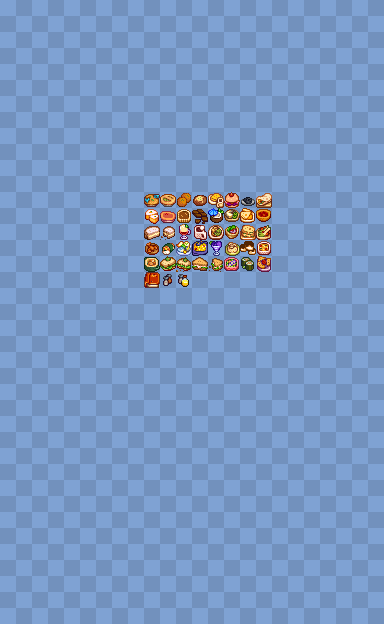
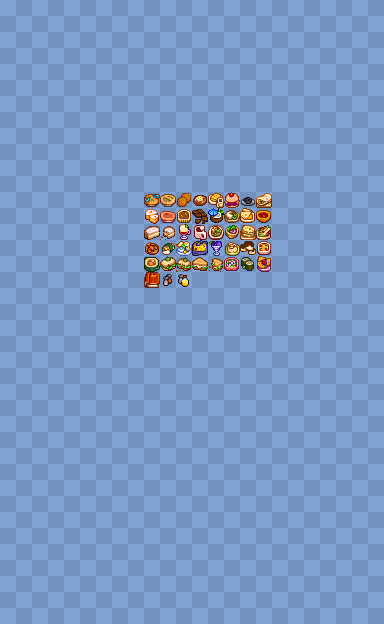
Revision of a layered 384 x 624 image; what changed, layer by layer:
painted on "content remade" (2nd of 2, in "content" › "content remade") over (223, 209, 271, 223)
